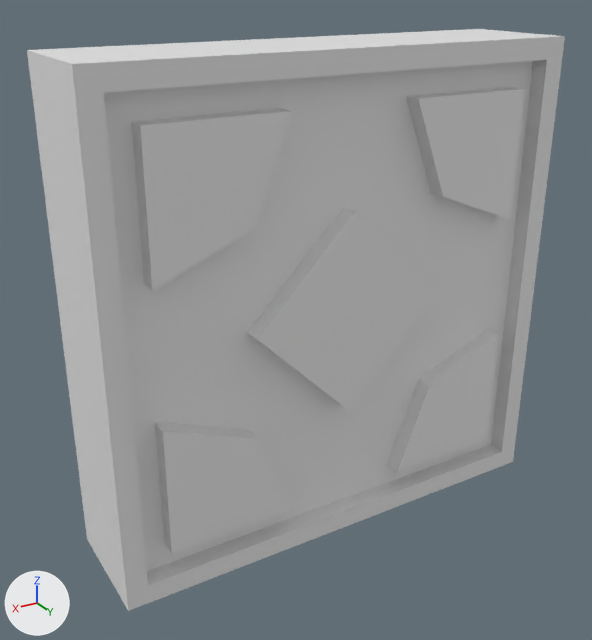
What one commit did to the FBX model SferoTestVR/Assets/Art/Models/Obstacles/PusherWall.fbx.
One viewpoint serves both versions: a camera (50 mm lens) standing at (-1.25, 2.67, 1.25) and looking at (-2.86, -0.01, -0.09). The axes (+X, +Y, +Z) are drawn at lower left. The lights are the same throughout.

Objects in the first picture: 'PusherWall'.
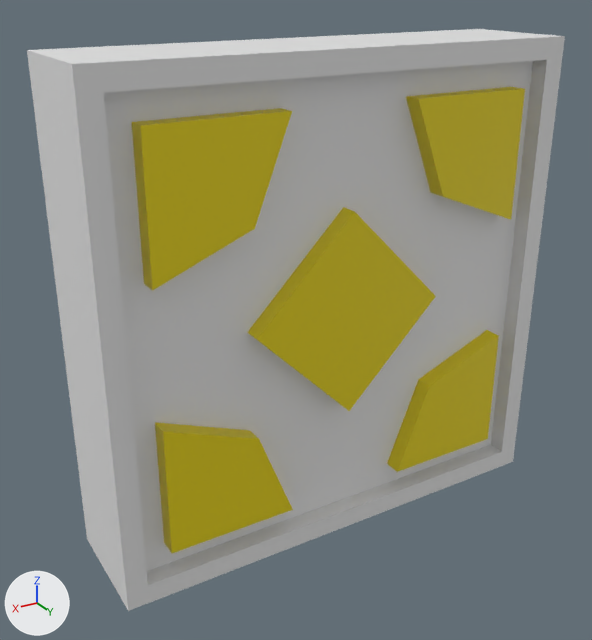
The newer file is also turned or shifted as a whole; pictures and numbers use the older file's frame.

What differs and where, as boxes (x1, y1, x2, y2) in the pictures (592 x 640 px):
part 1 of me_pusherwall, recoloured (white to yellow)
    both: (132, 87, 525, 553)

What changed in the scene script:
```text
Add mat_mat2:
    mat_mat2 = principled_material('mat2')
    mat_mat2.base_color = (0.8, 0.652, 0.0)  # yellow #e7d300
Add mat_mat1:
    mat_mat1 = principled_material('mat1')
    mat_mat1.base_color = (0.8, 0.8, 0.8)  # white #e7e7e7
Change me_pusherwall:
    where me_pusherwall.from_pydata(...)  # 56 vertices, 50 faces; spans x -1.0..1.0, y -0.25..0.25, z -1.0..1.0
    used by ob_pusherwall; location = (-2.959, 0.0, 0.0)
    me_pusherwall part 1: all 25 faces centred in x -0.81..0.81, y 0.21..0.25, z -0.81..0.81 switch from no material to mat_mat2 (yellow #e7d300)
    add me_pusherwall.materials.append(mat_mat1)  # white #e7e7e7
```
